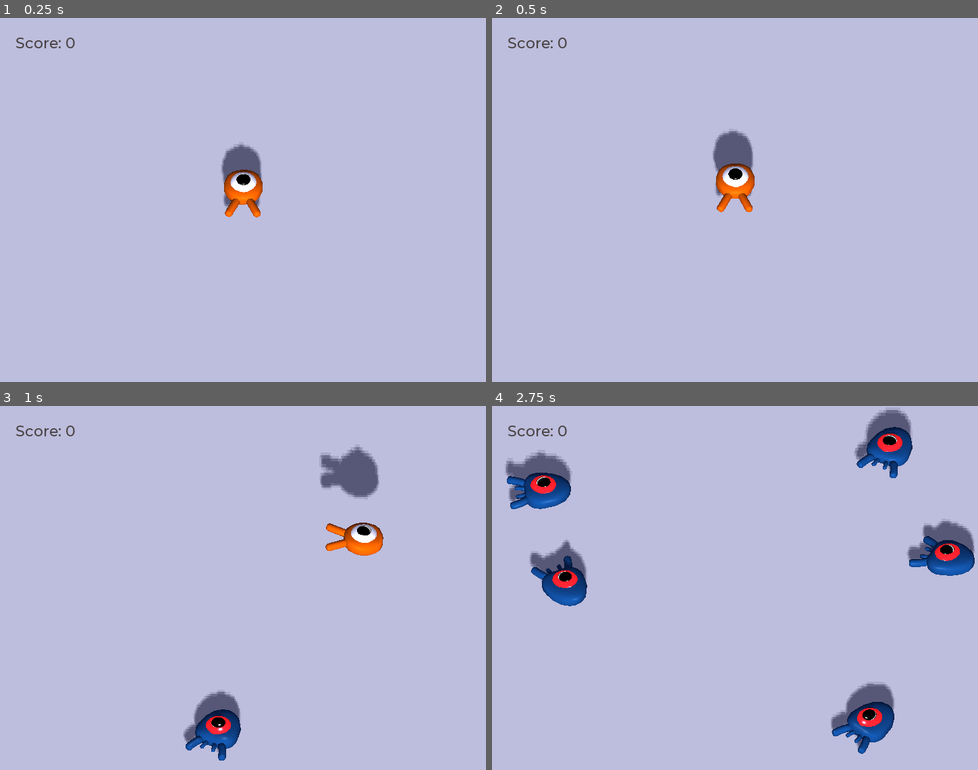
Above: before the commit, frames 1-4 (two rows, left to right).
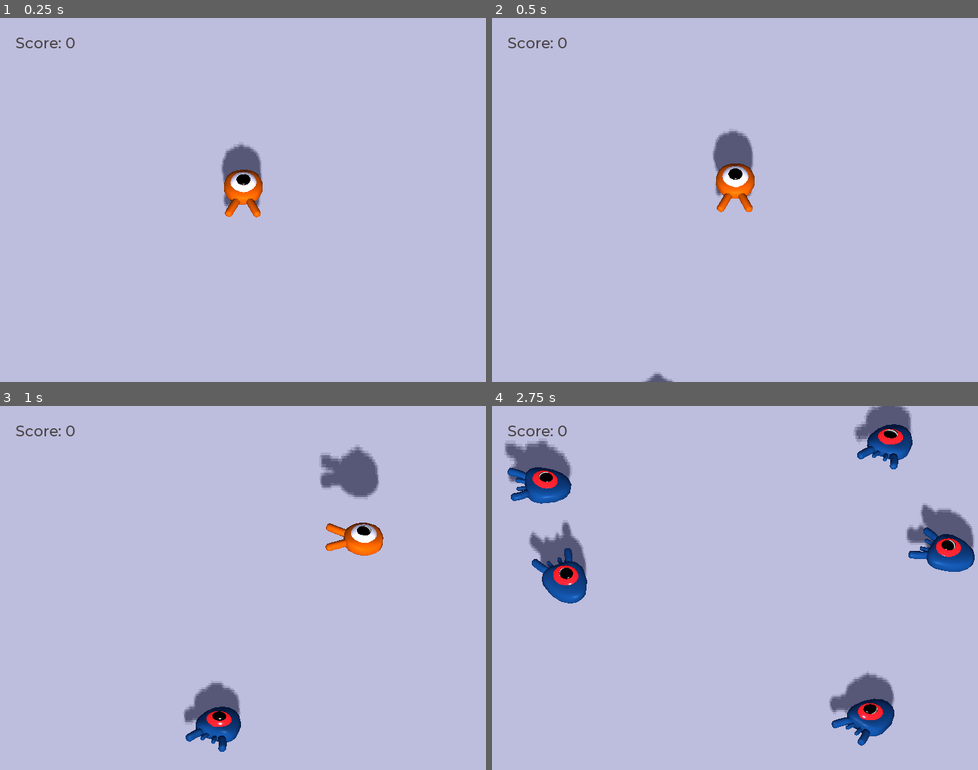
Above: after the commit, the same moments.

Repository: Entropyrius/ANewRepo
Game: Godot game, scene res://Main.tscn
The game is run twice, just before and just after one commit, with the same random seed, the same clock (stepped at 60 frames per second) and the same inputs.
Inputs:
- Up to frame 1 (0.25 s): no input
- Up to frame 2 (0.5 s): no input
- Up to frame 3 (1 s): tap Enter (ui_accept) at 0.5 s; hold Right (move_right) from 0.53 s (still down); tap Space (jump) at 0.77 s
- Up to frame 4 (2.75 s): release Right (move_right) at 1.28 s; hold Down (move_back) 1.28-2.03 s; tap Space (jump) at 1.52 s; hold Right (move_right) from 2.03 s (still down)

Frame 1 is identical in both runs. In frame 2, less than 0.1% of the frame differs, in the area x 31-38%, y 97-100%; in frame 3, 1.2%; in frame 4, 6.6%, in the area x 2-100%, y 0-96%.

Commit message:
Added mob animation
Adjusted animation speed with their randomly determined speed.

Diff:
--- a/ProjectInsideTheRepository/Mob.gd
+++ b/ProjectInsideTheRepository/Mob.gd
@@ -17,6 +17,7 @@
 	var random_speed = rand_range(min_speed, max_speed)
 	velocity = Vector3.FORWARD * random_speed
 	velocity = velocity.rotated(Vector3.UP, rotation.y)
+	$AnimationPlayer.playback_speed = random_speed / min_speed
 
 func squash():
 	emit_signal("squashed")
--- a/ProjectInsideTheRepository/Mob.tscn
+++ b/ProjectInsideTheRepository/Mob.tscn
@@ -1,10 +1,39 @@
-[gd_scene load_steps=4 format=2]
+[gd_scene load_steps=5 format=2]
 
 [ext_resource path="res://Mob.gd" type="Script" id=1]
 [ext_resource path="res://art/mob.glb" type="PackedScene" id=2]
 
 [sub_resource type="BoxShape" id=1]
 extents = Vector3( 0.783274, 0.852073, 0.82487 )
+
+[sub_resource type="Animation" id=4]
+resource_name = "float"
+length = 1.2
+loop = true
+tracks/0/type = "value"
+tracks/0/path = NodePath("Pivot/Character:translation")
+tracks/0/interp = 1
+tracks/0/loop_wrap = true
+tracks/0/imported = false
+tracks/0/enabled = true
+tracks/0/keys = {
+"times": PoolRealArray( 0.2, 0.7, 1.2 ),
+"transitions": PoolRealArray( 0.435275, 2.07053, 1 ),
+"update": 0,
+"values": [ Vector3( 0, 0, 0 ), Vector3( 0, 0.66, 0 ), Vector3( 0, 0.35, 0 ) ]
+}
+tracks/1/type = "value"
+tracks/1/path = NodePath("Pivot/Character:rotation_degrees")
+tracks/1/interp = 1
+tracks/1/loop_wrap = true
+tracks/1/imported = false
+tracks/1/enabled = true
+tracks/1/keys = {
+"times": PoolRealArray( 0.1, 0.5, 1.2 ),
+"transitions": PoolRealArray( 0.435275, 0.435275, 1 ),
+"update": 0,
+"values": [ Vector3( 0, 0, 0 ), Vector3( 8, 0, 0 ), Vector3( -9, 0, 0 ) ]
+}
 
 [node name="Mob" type="KinematicBody" groups=["mob"]]
 collision_layer = 2
@@ -14,6 +43,7 @@
 [node name="Pivot" type="Position3D" parent="."]
 
 [node name="Character" parent="Pivot" instance=ExtResource( 2 )]
+transform = Transform( 1, 0, 0, 0, 0.987688, 0.156434, 0, -0.156434, 0.987688, 0, 0.35, 0 )
 
 [node name="CollisionShape" type="CollisionShape" parent="."]
 shape = SubResource( 1 )
@@ -21,4 +51,7 @@
 [node name="VisibilityNotifier" type="VisibilityNotifier" parent="."]
 aabb = AABB( -1, -1, -1.90159, 2, 2, 3.80318 )
 
+[node name="AnimationPlayer" type="AnimationPlayer" parent="."]
+anims/float = SubResource( 4 )
+
 [connection signal="screen_exited" from="VisibilityNotifier" to="." method="_on_VisibilityNotifier_screen_exited"]
